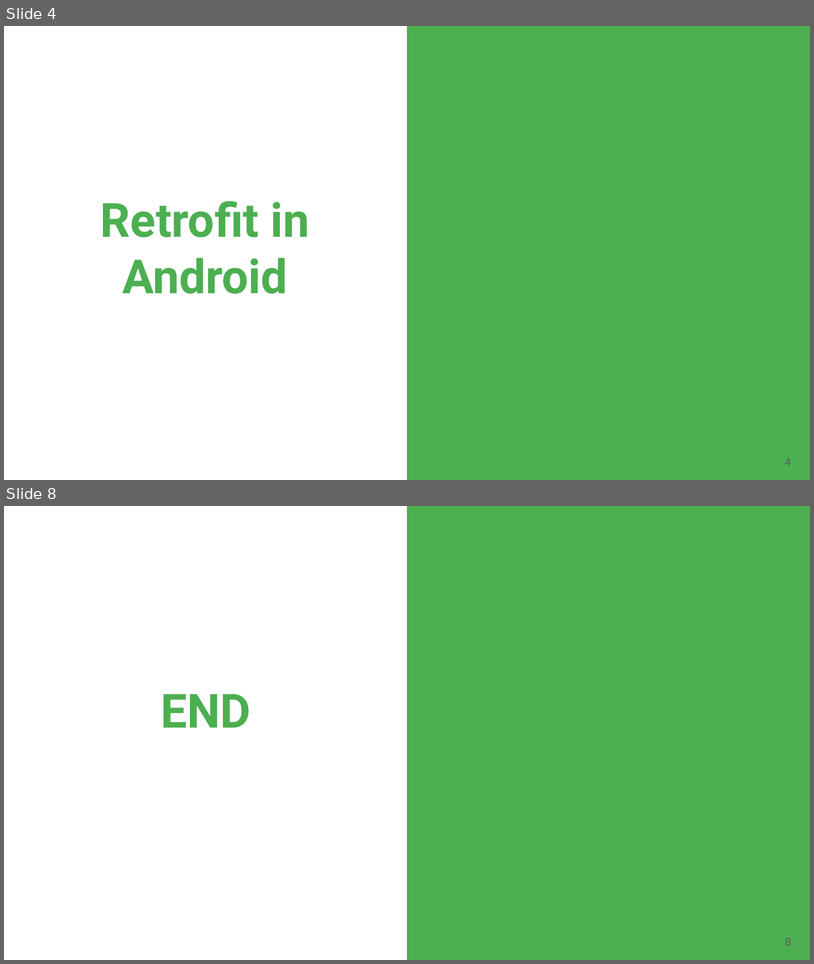
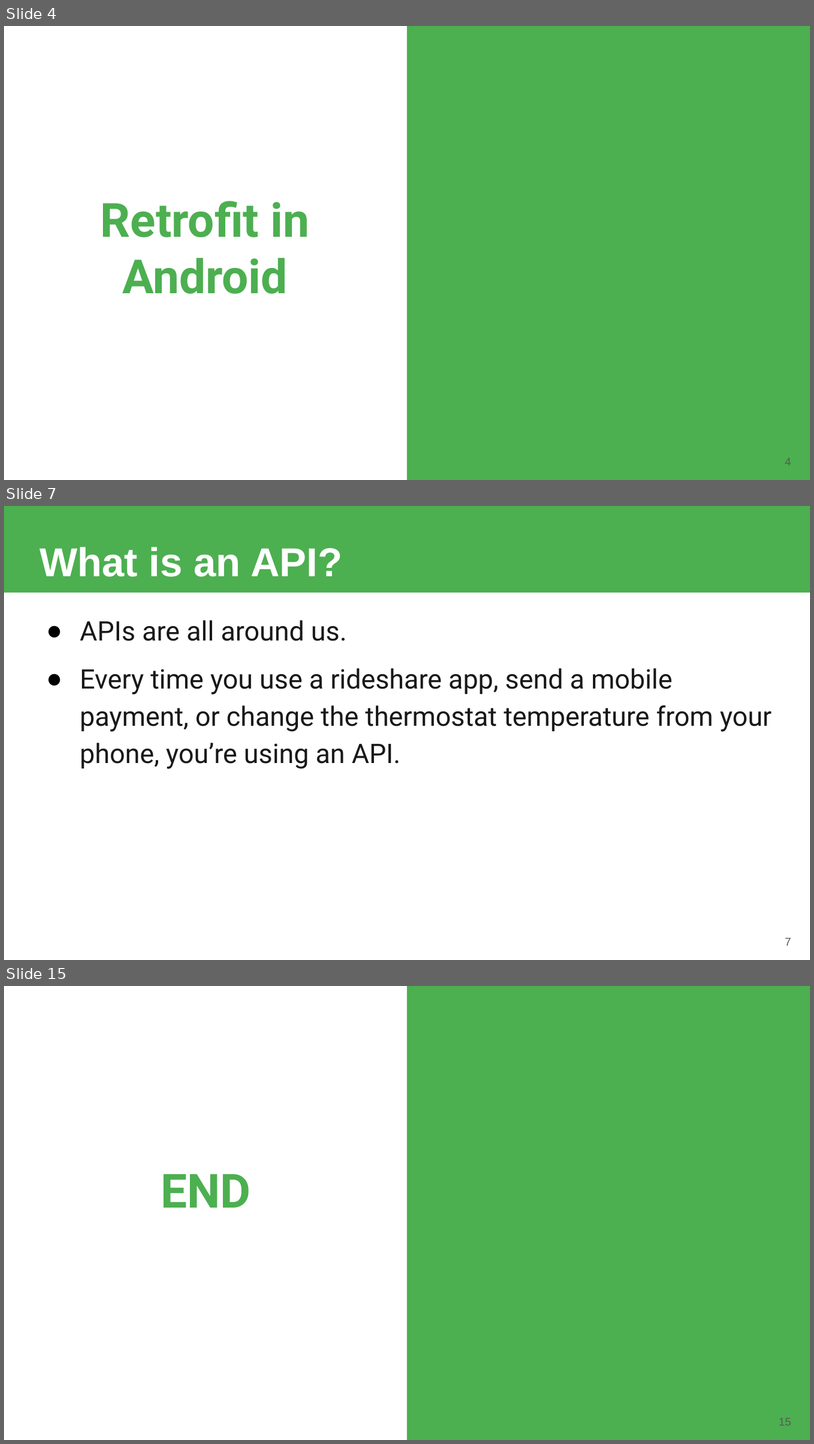
Before and after one commit to robitussin/CTAPDEVL, a slide deck: Week 12/Retrofit.pptx. Shown one above the other, each under a label of ours: slides 4 and 8 before the commit, slides 4, 7 and 15 after it; the slides between them are not shown. The pictures are 814x964 and 814x1444 pixels, drawn with LibreOffice and Linux fonts; fonts in the diff are those of the drawing. Boxes give left, top, right and bottom in pixels: in the first picture for what was removed or moved away, otherwise in the second. Text is boxed around its words. In the diff, an @@ line names an element or a change of style, - is before the commit and + after.

```diff
--- a/Week 12/Retrofit.pptx
+++ b/Week 12/Retrofit.pptx
@@ slide 7 added at [4,506,810,960], background #FFFFFF @@
@@ rectangle added at [4,506,810,592], fill #4CAF50 @@
@@ title added at [39,547,342,577], 36 pt, text #FFFFFF, bold @@
+What is an API?
@@ text added at [80,620,772,769], 24 pt, text #181818 @@
+● APIs are all around us.
+● Every time you use a rideshare app, send a mobile payment, or change the thermostat temperature from your phone, you’re using an API.
@@ page number added at [785,937,791,945], 10 pt, text #595959 @@
+7
@@ what was slide 8 is now slide 15 @@
@@ page number at [779,1417,792,1425]: text changed @@
-8
+15
```
Also in this commit, not shown: 5 slides changed, 6 other slides added, 48 other files.
